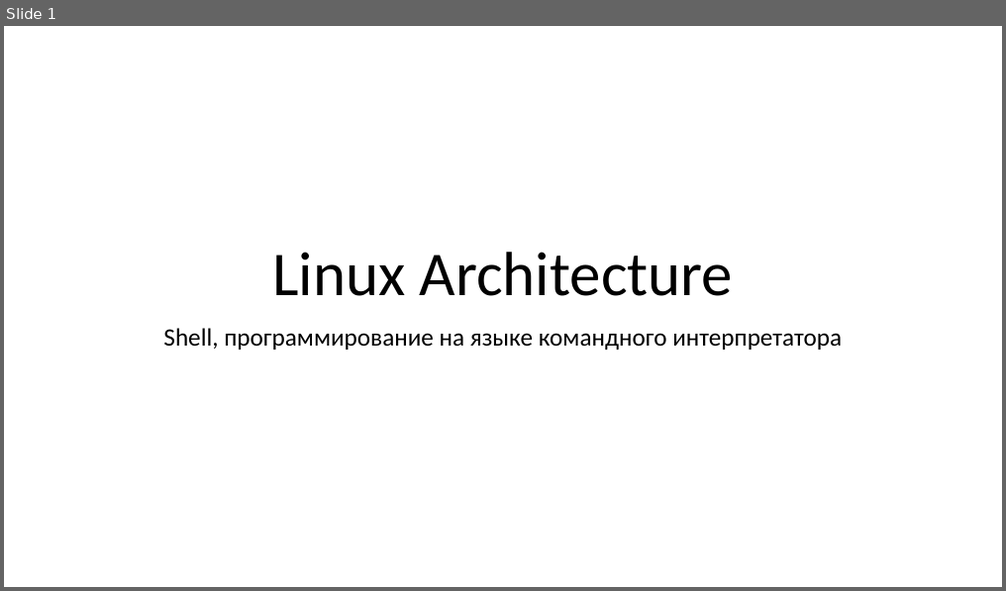
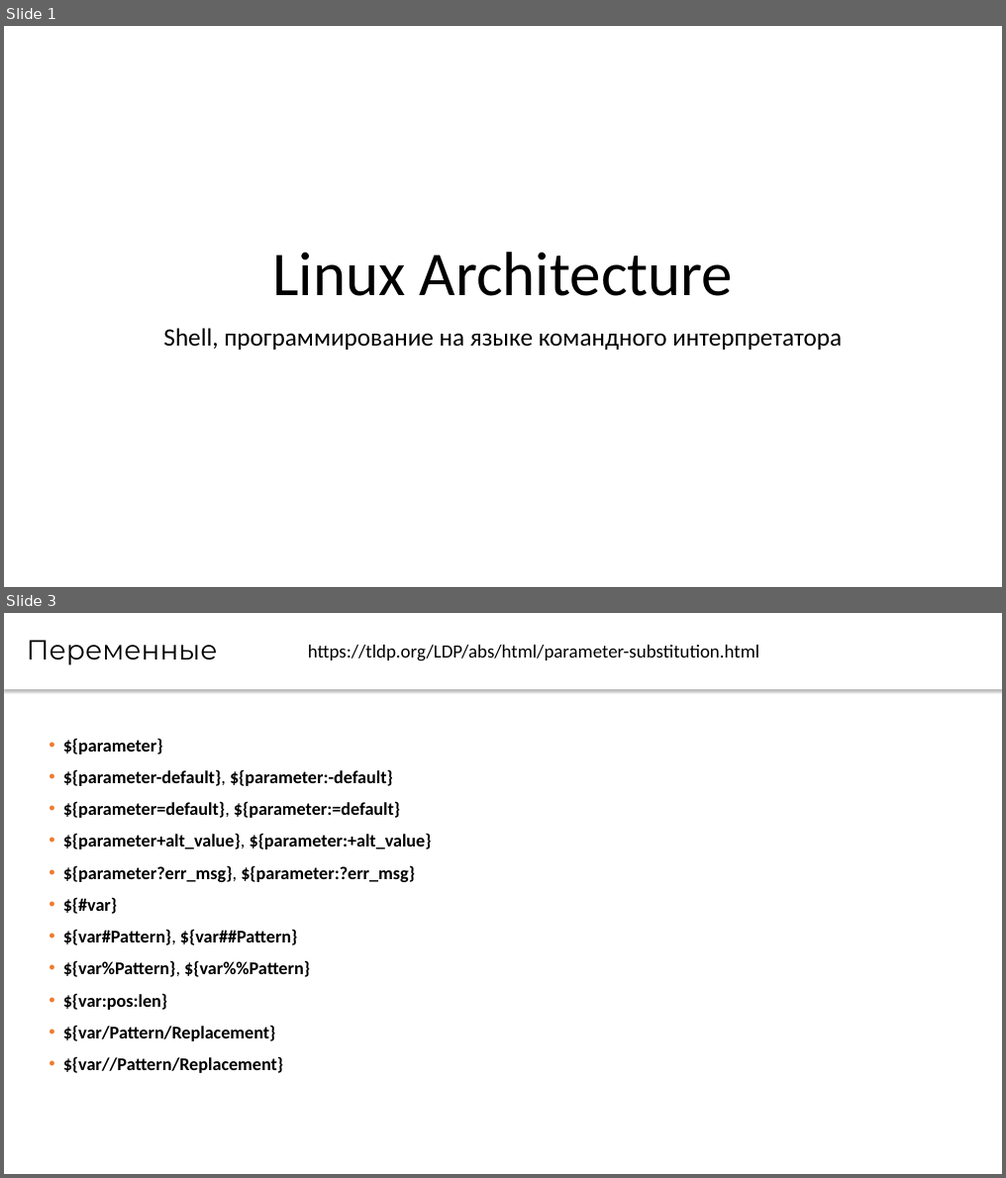
Before and after one commit to CsteerDevops1/lectures_devops2, a slide deck: LinuxArch/LinuxArch5.pptx. Shown one above the other, each under a label of ours: slide 1 before the commit, slides 1 and 3 after it; the slides between them are not shown. The pictures are 1006x591 and 1006x1178 pixels, drawn with LibreOffice and Linux fonts; fonts in the diff are those of the drawing. Boxes give left, top, right and bottom in pixels: in the first picture for what was removed or moved away, otherwise in the second. Text is boxed around its words. In the diff, an @@ line names an element or a change of style, - is before the commit and + after.

```diff
--- a/LinuxArch/LinuxArch5.pptx
+++ b/LinuxArch/LinuxArch5.pptx
@@ slide 3 added at [4,613,1002,1174], background #FFFFFF @@
@@ text added at [4,613,1002,689], fill #FFFFFF, 26.7 pt, text #000000 @@
+Переменные
@@ text added at [308,645,759,662], 18 pt, text #000000 @@
+https://tldp.org/LDP/abs/html/parameter-substitution.html
@@ text added at [63,738,432,1073], 17.3 pt, text #000000, bold @@
+• ${parameter}
+• ${parameter-default}, ${parameter:-default}
+• ${parameter=default}, ${parameter:=default}
+• ${parameter+alt_value}, ${parameter:+alt_value}
+• ${parameter?err_msg}, ${parameter:?err_msg}
+• ${#var}
+• ${var#Pattern}, ${var##Pattern}
+• ${var%Pattern}, ${var%%Pattern}
+• ${var:pos:len}
+• ${var/Pattern/Replacement}
+• ${var//Pattern/Replacement}
```
Also in this commit, not shown: 2 slides changed, 10 other slides added, 10 slides removed.
